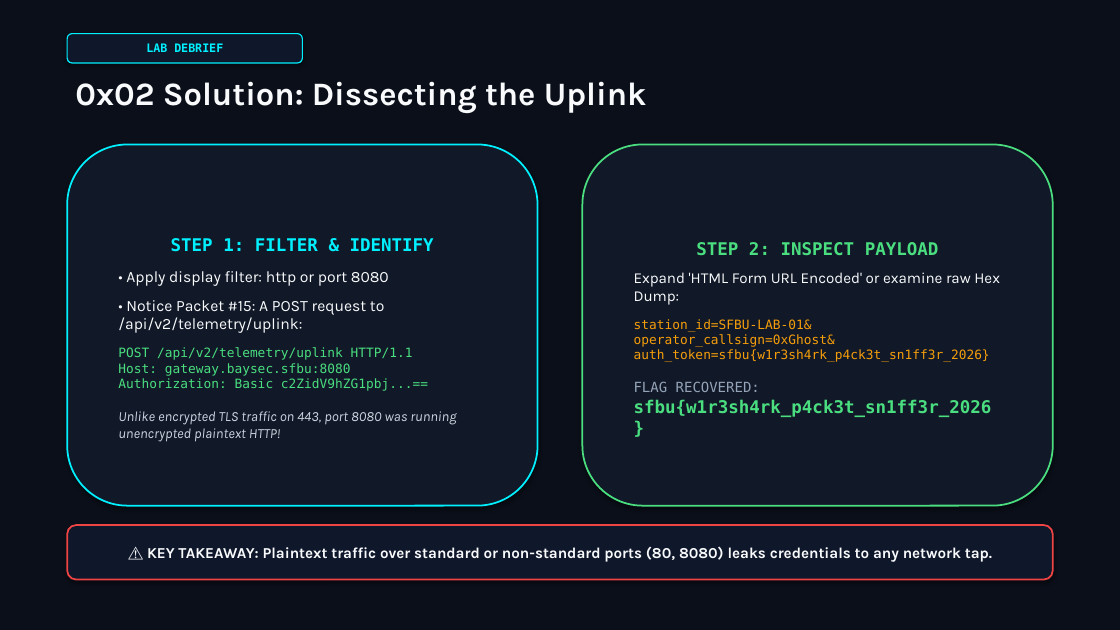
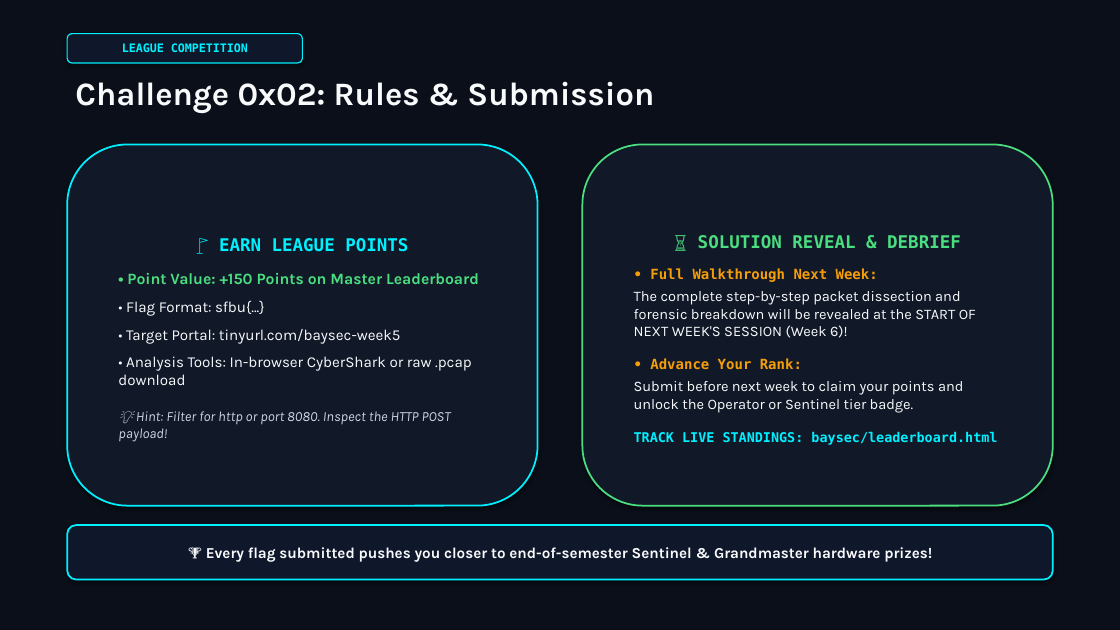
Before and after one commit to MynameisKoi/baysec, a slide deck: slide 7 of week5/BaySec_Week5_Foundations.pptx. Drawn at 1120x630 pixels with LibreOffice and Linux fonts; fonts in the diff are those of the drawing. Boxes give left, top, right and bottom in pixels: in the first picture for what was removed or moved away, otherwise in the second. Text is boxed around its words. In the diff, an @@ line names an element or a change of style, - is before the commit and + after.

Commit message:
Postpone challenge solution slides to subsequent week debriefs (Week 4 solution in Week 5, Week 5 solution in Week 6)

```diff
--- a/week5/BaySec_Week5_Foundations.pptx
+++ b/week5/BaySec_Week5_Foundations.pptx
@@ text in rounded rectangle at box(122, 43, 248, 52): text changed @@
-LAB DEBRIEF
+LEAGUE COMPETITION
@@ text at box(75, 81, 654, 113): text changed @@
-0x02 Solution: Dissecting the Uplink
+Challenge 0x02: Rules & Submission
@@ text in rounded rectangle at box(118, 238, 479, 442): text changed; size 11 to 13 pt; text colour #4ADE80 to #F8FAFC @@
-STEP 1: FILTER & IDENTIFY
-• Apply display filter: http or port 8080
-• Notice Packet #15: A POST request to /api/v2/telemetry/uplink:
-POST /api/v2/telemetry/uplink HTTP/1.1
-Host: gateway.baysec.sfbu:8080
-Authorization: Basic c2ZidV9hZG1pbj...==
-Unlike encrypted TLS traffic on 443, port 8080 was running unencrypted plaintext HTTP!
+🚩 EARN LEAGUE POINTS
+• Point Value: +150 Points on Master Leaderboard
+• Flag Format: sfbu{...}
+• Target Portal: tinyurl.com/baysec-week5
+• Analysis Tools: In-browser CyberShark or raw .pcap download
+💡 Hint: Filter for http or port 8080. Inspect the HTTP POST payload!
@@ text in rounded rectangle at box(634, 235, 997, 445): text changed; size 11 to 12.5 pt; font DejaVu Sans Mono to Karla; text colour #F59E0B to #F8FAFC @@
-STEP 2: INSPECT PAYLOAD
-Expand 'HTML Form URL Encoded' or examine raw Hex Dump:
-station_id=SFBU-LAB-01&
-operator_callsign=0xGhost&
-auth_token=sfbu{w1r3sh4rk_p4ck3t_sn1ff3r_2026}
-FLAG RECOVERED:
-sfbu{w1r3sh4rk_p4ck3t_sn1ff3r_2026}
+⏳ SOLUTION REVEAL & DEBRIEF
+• Full Walkthrough Next Week:
+The complete step-by-step packet dissection and forensic breakdown will be revealed at the START OF NEXT WEEK'S SESSION (Week 6)!
+• Advance Your Rank:
+Submit before next week to claim your points and unlock the Operator or Sentinel tier badge.
+TRACK LIVE STANDINGS: baysec/leaderboard.html
@@ rounded rectangle "🏆 Every flag submitted pushes ..." at box(67, 525, 1053, 580): outline #EF4444 1.5 pt to #00F0FF 1.5 pt @@
@@ text in rounded rectangle at box(206, 547, 932, 562): text changed @@
-⚠️ KEY TAKEAWAY: Plaintext traffic over standard or non-standard ports (80, 8080) leaks credentials to any network tap.
+🏆 Every flag submitted pushes you closer to end-of-semester Sentinel & Grandmaster hardware prizes!
```
Also in this commit, not shown: 5 other files.
